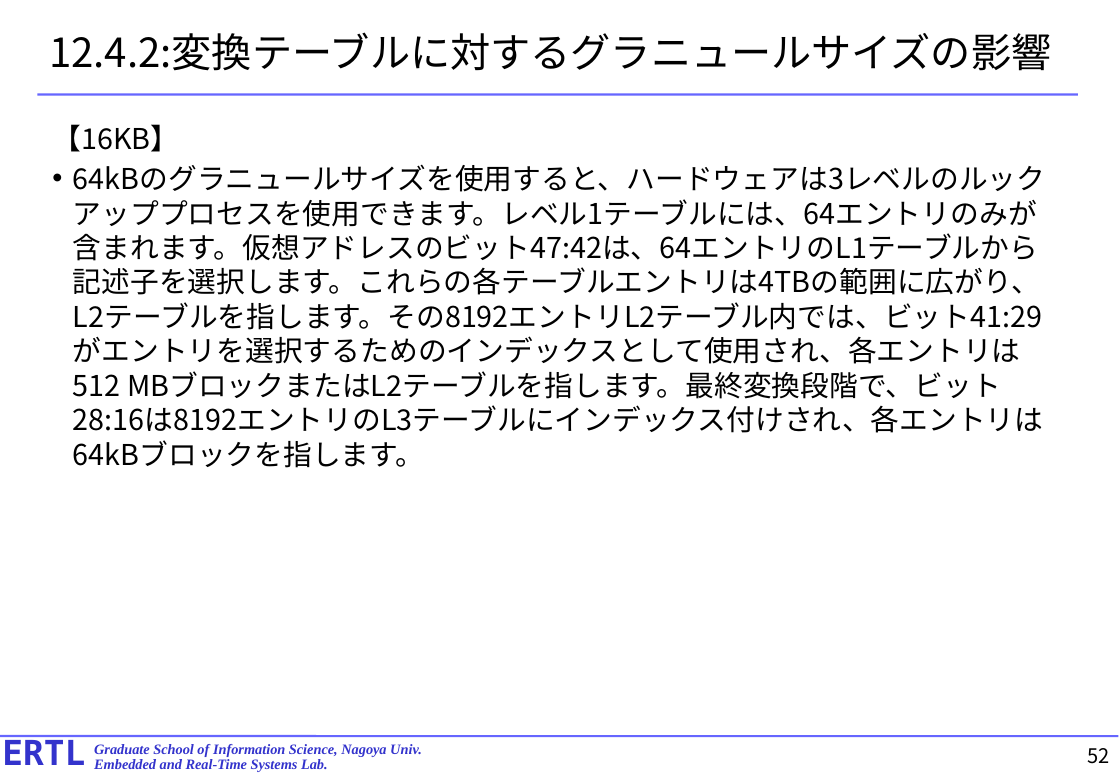
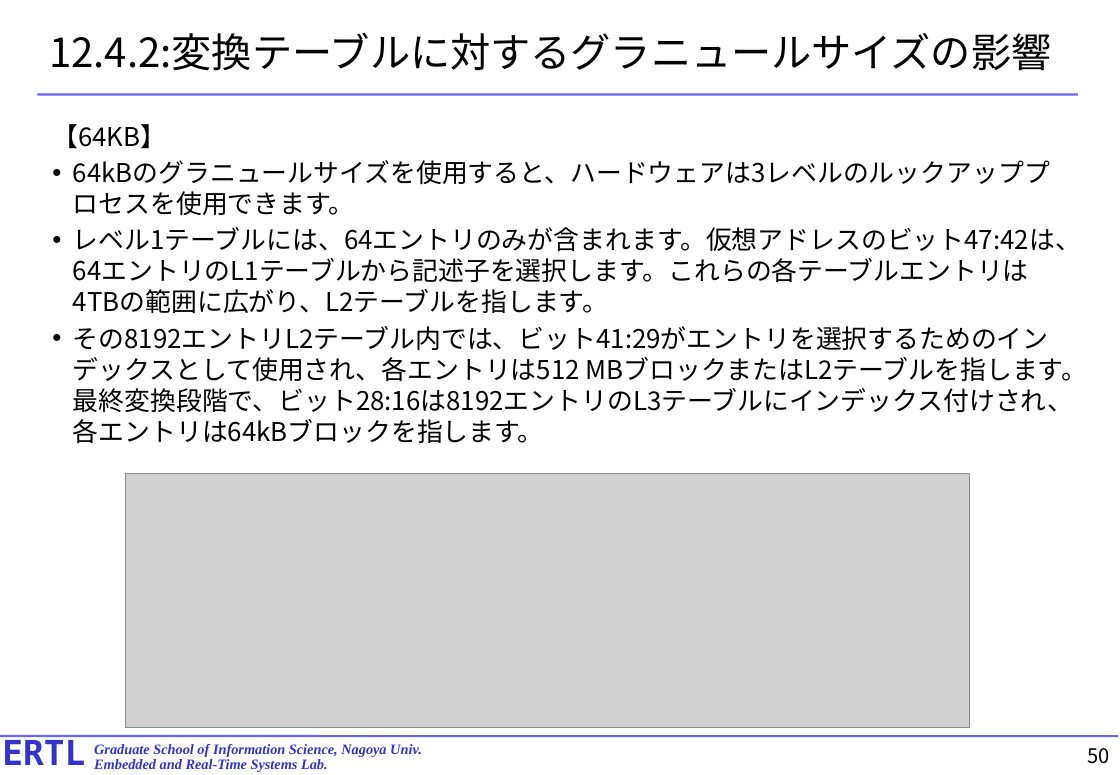
Before and after one commit to exshonda/arm64_basic, a slide deck: slide 50 of text/10.chapter12.pptx (slide 52 before the commit). Drawn at 1120x775 pixels with LibreOffice and Linux fonts; fonts in the diff are those of the drawing; grey boxes stand for pictures. Boxes give left, top, right and bottom in pixels: in the first picture for what was removed or moved away, otherwise in the second. Text is boxed around its words. In the diff, an @@ line names an element or a change of style, - is before the commit and + after.

```diff
--- a/text/10.chapter12.pptx
+++ b/text/10.chapter12.pptx
@@ text at [52, 124, 1088, 444]: text changed; size 20 to 18 pt @@
-【16KB】
-• 64kBのグラニュールサイズを使用すると、ハードウェアは3レベルのルックアッププロセスを使用できます。レベル1テーブルには、64エントリのみが含まれます。仮想アドレスのビット47:42は、64エントリのL1テーブルから記述子を選択します。これらの各テーブルエントリは4TBの範囲に広がり、L2テーブルを指します。その8192エントリL2テーブル内では、ビット41:29がエントリを選択するためのインデックスとして使用され、各エントリは512 MBブロックまたはL2テーブルを指します。最終変換段階で、ビット28:16は8192エントリのL3テーブルにインデックス付けされ、各エントリは64kBブロックを指します。
+【64KB】
+• 64kBのグラニュールサイズを使用すると、ハードウェアは3レベルのルックアッププロセスを使用できます。
+• レベル1テーブルには、64エントリのみが含まれます。仮想アドレスのビット47:42は、64エントリのL1テーブルから記述子を選択します。これらの各テーブルエントリは4TBの範囲に広がり、L2テーブルを指します。
+• その8192エントリL2テーブル内では、ビット41:29がエントリを選択するためのインデックスとして使用され、各エントリは512 MBブロックまたはL2テーブルを指します。最終変換段階で、ビット28:16は8192エントリのL3テーブルにインデックス付けされ、各エントリは64kBブロックを指します。
@@ picture added at [125, 474, 970, 728] @@
@@ page number at [1087, 748, 1109, 764]: text changed @@
-52
+50
```
Also in this commit, not shown: 31 other slides changed, 3 slides removed.
